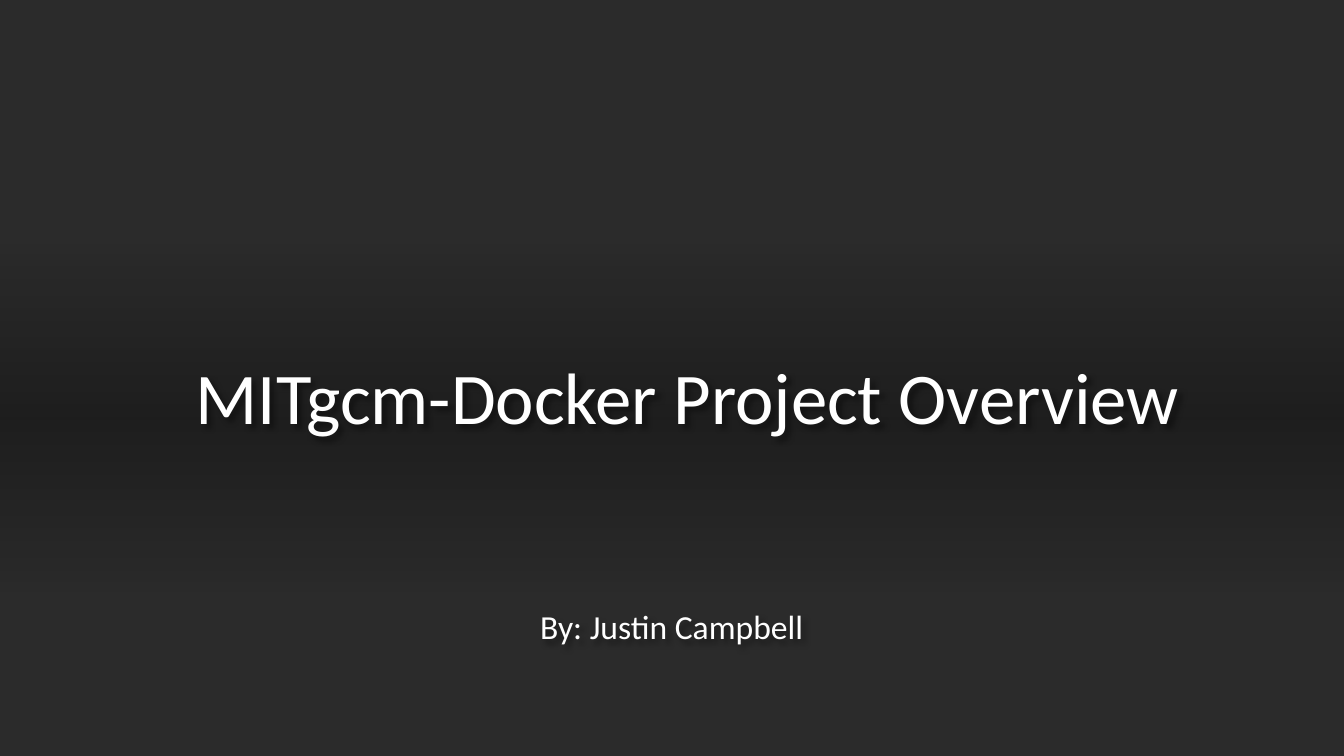
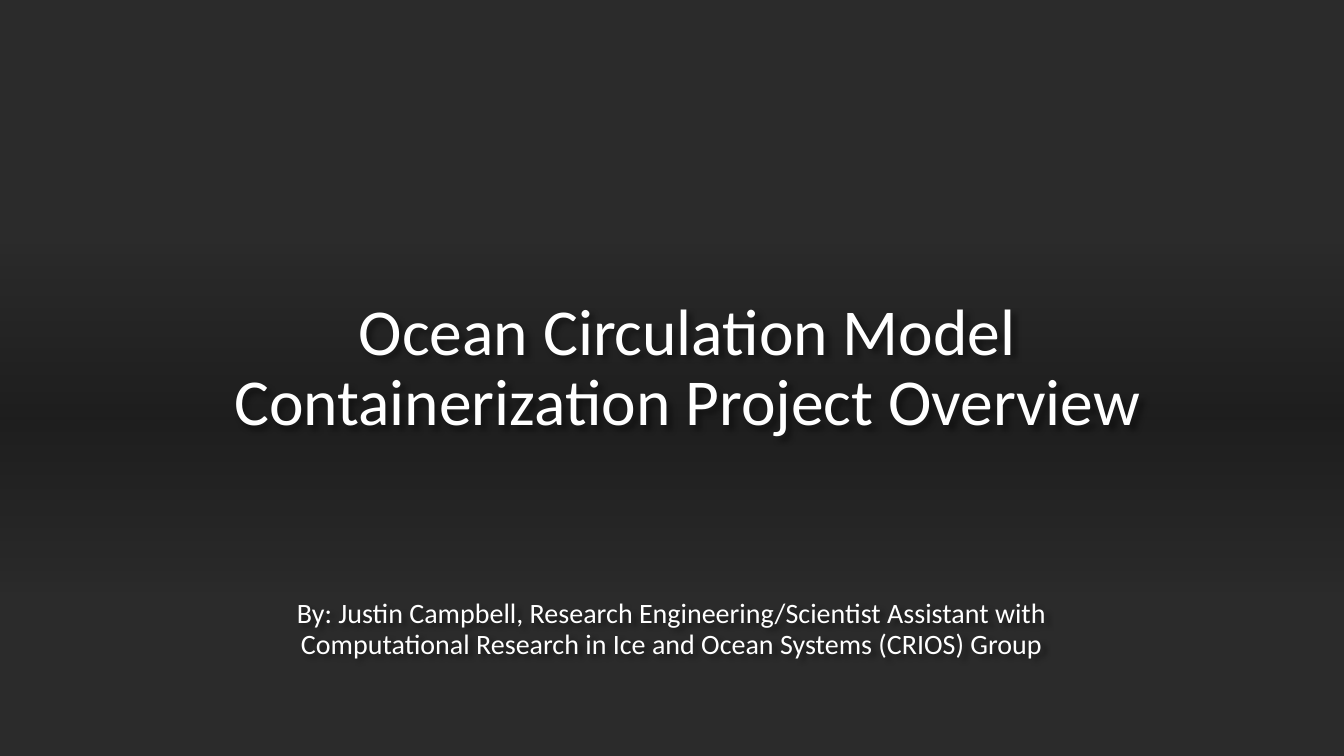
Before and after one commit to JCam98/MITgcm-solver, a slide deck: slide 1 of deliverables/project_overview.pptx. Drawn at 1344x756 pixels with LibreOffice and Linux fonts; fonts in the diff are those of the drawing; background and template pictures are left out; a plain dark background stands for a picture behind light text. Boxes give left, top, right and bottom in pixels: in the first picture for what was removed or moved away, otherwise in the second. Text is boxed around its words. In the diff, an @@ line names an element or a change of style, - is before the commit and + after.

```diff
--- a/deliverables/project_overview.pptx
+++ b/deliverables/project_overview.pptx
@@ title at [234,309,1140,437]: text changed; size 52 to 46.8 pt @@
-MITgcm-Docker Project Overview
+Ocean Circulation Model Containerization Project Overview
@@ subtitle at [297,603,1046,659]: text changed; size 24 to 20 pt @@
-By: Justin Campbell
+By: Justin Campbell, Research Engineering/Scientist Assistant with Computational Research in Ice and Ocean Systems (CRIOS) Group
```
Also in this commit, not shown: 4 other slides changed, 3 slides added, 1 slide removed, 21 other files.
